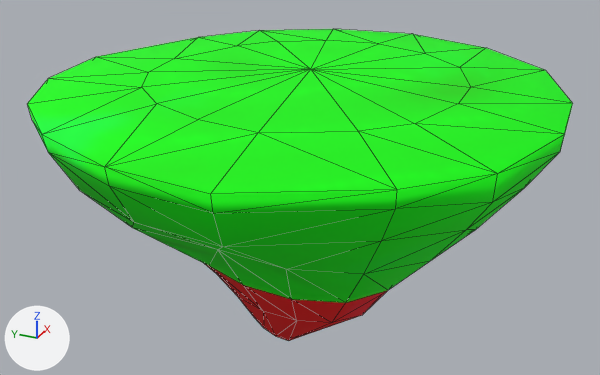
An edit to the COLLADA model Assets/Models/PaintedIslandShape.dae, drawn before and after from the same camera.
Both versions are drawn from a camera (50 mm lens) standing at (-0.906, -1.137, 0.425) and looking at (0.555, -0.48, -0.305). Arrows for +X, +Y and +Z are at lower left; the lights stay in place. Mesh edges are drawn as thin lines. Where no turn or scale is listed for an object, it has been applied to the vertices.

The first picture shows 'PaintedIsland'.
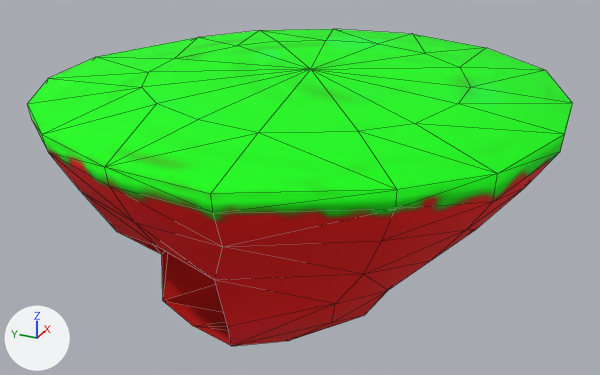
Changed parts and their boxes (x1, y1, x2, y2) in the pictures (600 x 375 px; the box of a moved part takes in the faces that stretch with it):
'PaintedIsland', reshaped
    before: (27, 29, 573, 341)
    after: (27, 29, 573, 346)
part 1 of me_paintedislandshape, moved or reshaped
    before: (81, 191, 388, 341)
    after: (81, 191, 388, 346)
part 2 of me_paintedislandshape, surface changed
    both: (27, 33, 554, 290)

The change, as a diff of the scene's bpy script:
```diff
--- a/Assets/Models/PaintedIslandShape.dae.py
+++ b/Assets/Models/PaintedIslandShape.dae.py
@@ me_paintedislandshape @@
 # used by ob_paintedisland; location = (1.041, -0.608, -1.025)
-me_paintedislandshape.from_pydata(...)  # 138 vertices, 272 faces; spans x -1.016..-0.011, y -0.395..0.619, z 0.327..0.978
+me_paintedislandshape.from_pydata(...)  # 136 vertices, 256 faces; spans x -1.016..-0.011, y -0.395..0.619, z 0.327..0.978
+# me_paintedislandshape part 1
+# 17 vertices are removed from x -0.812..-0.157, y -0.063..0.358, z 0.511..0.722
+# 59 faces are deleted
+# 3 vertices move from x -0.663..-0.184, y -0.079..0.056, z 0.511..0.722 to x -0.83..-0.184, y -0.061..0.111, z 0.511..0.699
+# 15 vertices are added at x -0.884..-0.133, y -0.047..0.358, z 0.529..0.756
+# 43 new faces join them
+# me_paintedislandshape part 2: 213 kept faces spanning x -1.016..-0.011, y -0.395..0.619, z 0.327..0.978 get new texture (UV) coordinates
 me_paintedislandshape.materials.append(mat_paintedterrian)
```
